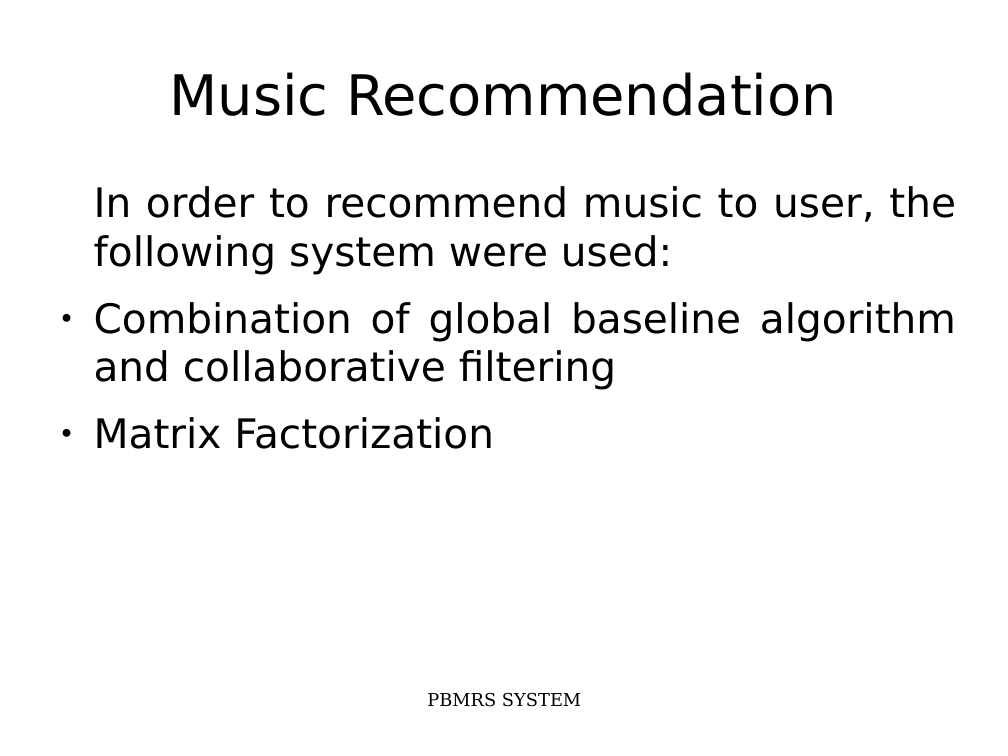
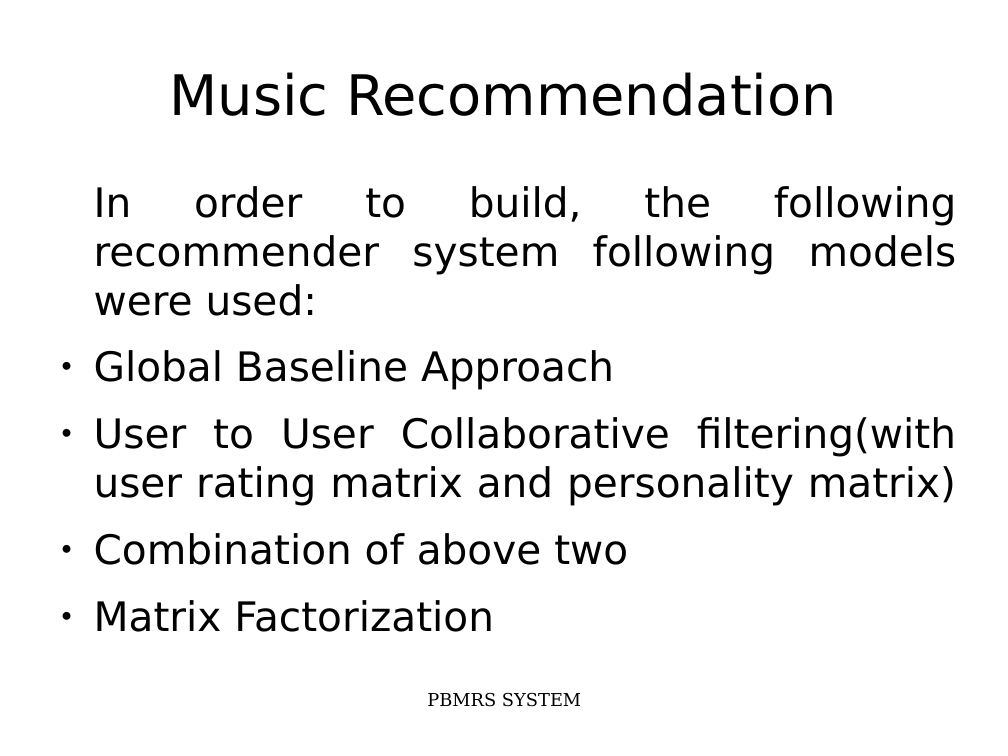
Before and after one commit to nbnbhattarai/ReportCollection, a slide deck: slide 6 of major_project_report/majorProjectSlides.odp. Drawn at 1008x756 pixels with LibreOffice and Linux fonts; fonts in the diff are those of the drawing. Boxes give left, top, right and bottom in pixels: in the first picture for what was removed or moved away, otherwise in the second. Text is boxed around its words. In the diff, an @@ line names an element or a change of style, - is before the commit and + after.

```diff
--- a/major_project_report/majorProjectSlides.odp
+++ b/major_project_report/majorProjectSlides.odp
@@ text at (94,186,957,565): text changed @@
-In order to recommend music to user, the following system were used:
-● Combination of global baseline algorithm and collaborative filtering
+In order to build, the following recommender system following models were used:
+● Global Baseline Approach
+● User to User Collaborative filtering(with user rating matrix and personality matrix)
+● Combination of above two
```
Also in this commit, not shown: 5 other slides changed, 2 slides added, 1 slide removed, 1 other file.
